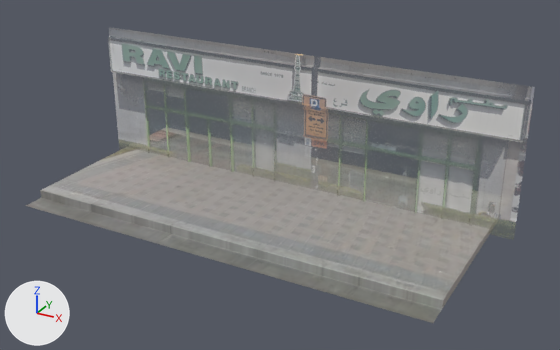
Renders of the FBX model RMIT_CPS/Assets/3D_Assets/Ravi_Scene/Ravi_Env/Ravi_Ground.fbx from each side of a commit.
Rendered twice from a camera (50 mm lens) standing at (9.36, -13.73, 9.07) and looking at (0.52, 2.35, 1.03). The lights are fixed; the arrows at lower left show +X, +Y and +Z. Where no turn or scale is listed for an object, it has been applied to the vertices.

The older version as bpy lines, for what is in view:
```python
me_plane = bpy.data.meshes.new('Plane')
me_plane.from_pydata(...)  # 10 vertices, 6 faces; spans x -5.68..5.68, y -3.15..3.15, z -0.07..0.15
me_plane.materials.append(mat_mat_ravi_resturaunt_ground_image)  # picture img_ravi_ground_image_png
me_ravi_resturaunt_wall_mesh = bpy.data.meshes.new('Ravi_Resturaunt_Wall_Mesh')
me_ravi_resturaunt_wall_mesh.from_pydata(...)  # 484 vertices, 446 faces; spans x -5.96..6.29, y -0.08..0.06, z 0.0..3.88
me_ravi_resturaunt_wall_mesh.materials.append(mat_mat_ravi_resturaunt_image)
ob_ravi_ground = bpy.data.objects.new('Ravi_Ground', me_plane)
ob_ravi_ground.location = (0.0, 2.59, 0.0)
ob_ravi_resturaunt_wall = bpy.data.objects.new('Ravi_Resturaunt_Wall', me_ravi_resturaunt_wall_mesh)
ob_ravi_resturaunt_wall.location = (0.0, 3.63, 0.0)
```
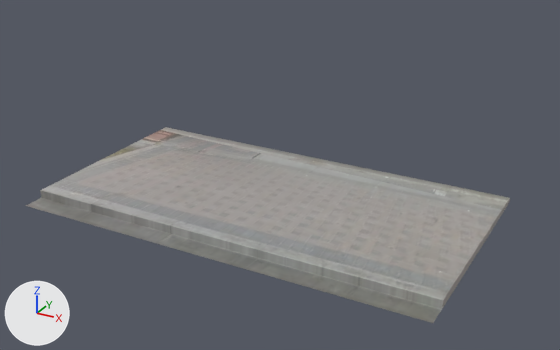
The newer file is also turned or shifted as a whole; pictures and numbers use the older file's frame.

Pixel boxes (x1, y1, x2, y2) of what changed, in the pictures (560 x 350 px):
```json
{"object": "Ravi_Resturaunt_Wall", "change": "deleted", "before": [108, 31, 535, 223]}
```

The change, as JSON lines over the scene's bpy script:
```json
{"op": "remove", "block": "ob_ravi_resturaunt_wall", "code": ["ob_ravi_resturaunt_wall = bpy.data.objects.new('Ravi_Resturaunt_Wall', me_ravi_resturaunt_wall_mesh)", "ob_ravi_resturaunt_wall.location = (0.0, 3.63, 0.0)"]}
```
